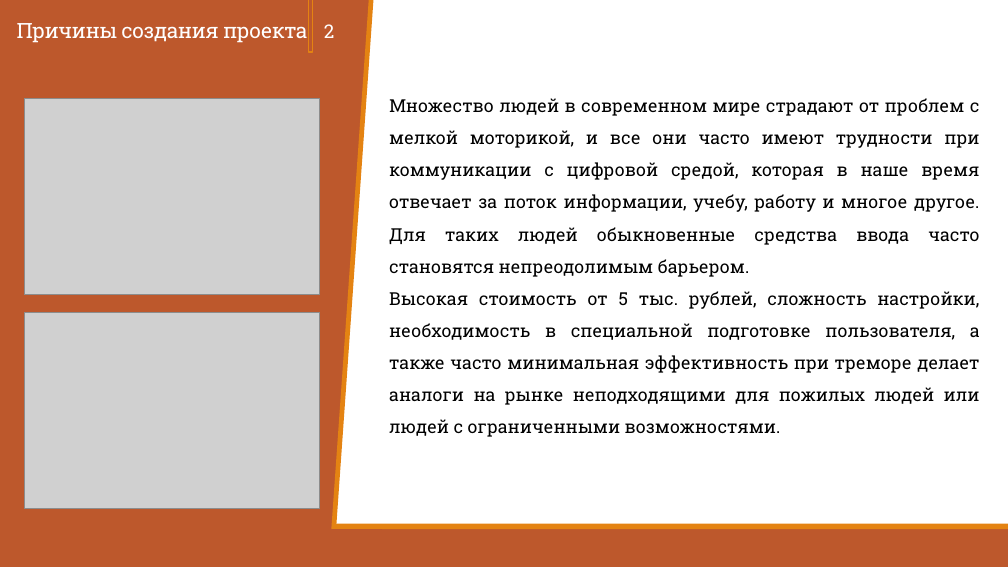
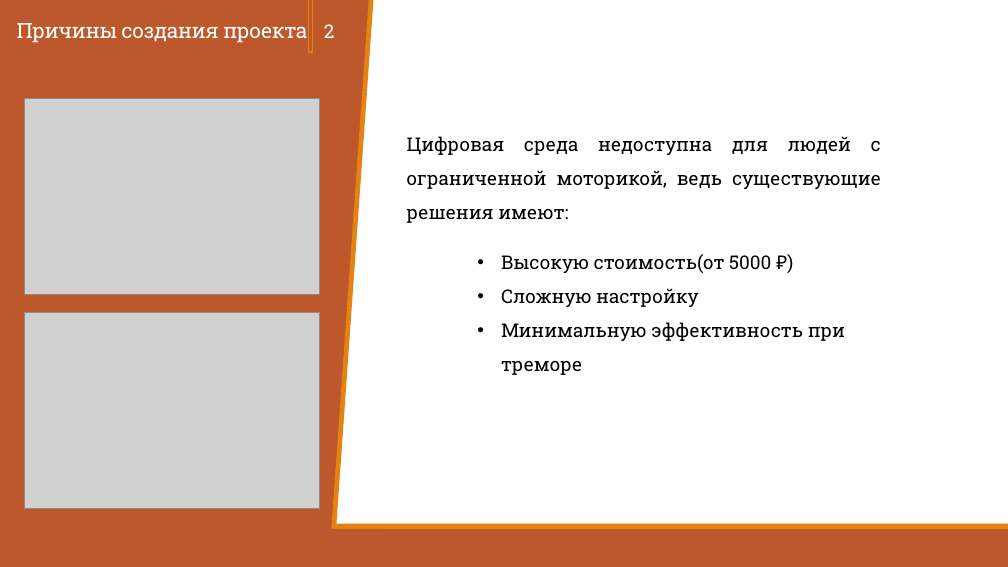
Before and after one commit to Zerocummer/Mmm-Yummers, a slide deck: slide 2 of Мышка для людей с ОВЗ/Документы/Презентация о манипуляторе.pptx. Drawn at 1008x567 pixels with LibreOffice and Linux fonts; fonts in the diff are those of the drawing; grey boxes stand for pictures. Boxes give left, top, right and bottom in pixels: in the first picture for what was removed or moved away, otherwise in the second. Text is boxed around its words. In the diff, an @@ line names an element or a change of style, - is before the commit and + after.

```diff
--- a/Мышка для людей с ОВЗ/Документы/Презентация о манипуляторе.pptx
+++ b/Мышка для людей с ОВЗ/Документы/Презентация о манипуляторе.pptx
@@ text removed at (x1=389, y1=98, x2=980, y2=437) @@
-Множество людей в современном мире страдают от проблем с мелкой моторикой, и все они часто имеют трудности при коммуникации с цифровой средой, которая в наше время отвечает за поток информации, учебу, работу и многое другое. Для таких людей обыкновенные средства ввода часто становятся непреодолимым барьером.
-Высокая стоимость от 5 тыс. рублей, сложность настройки, необходимость в специальной подготовке пользователя, а также часто минимальная эффективность при треморе делает аналоги на рынке неподходящими для пожилых людей или людей с ограниченными возможностями.
@@ text added at (x1=407, y1=136, x2=881, y2=223), 18 pt, text #000000 @@
+  Цифровая среда недоступна для людей с ограниченной моторикой, ведь существующие решения имеют:
@@ text added at (x1=501, y1=254, x2=845, y2=375), 18 pt, text #000000 @@
+• Высокую стоимость(от 5000 ₽)
+• Сложную настройку
+• Минимальную эффективность при треморе
```
Also in this commit, not shown: 3 other slides changed, 7 other files.
